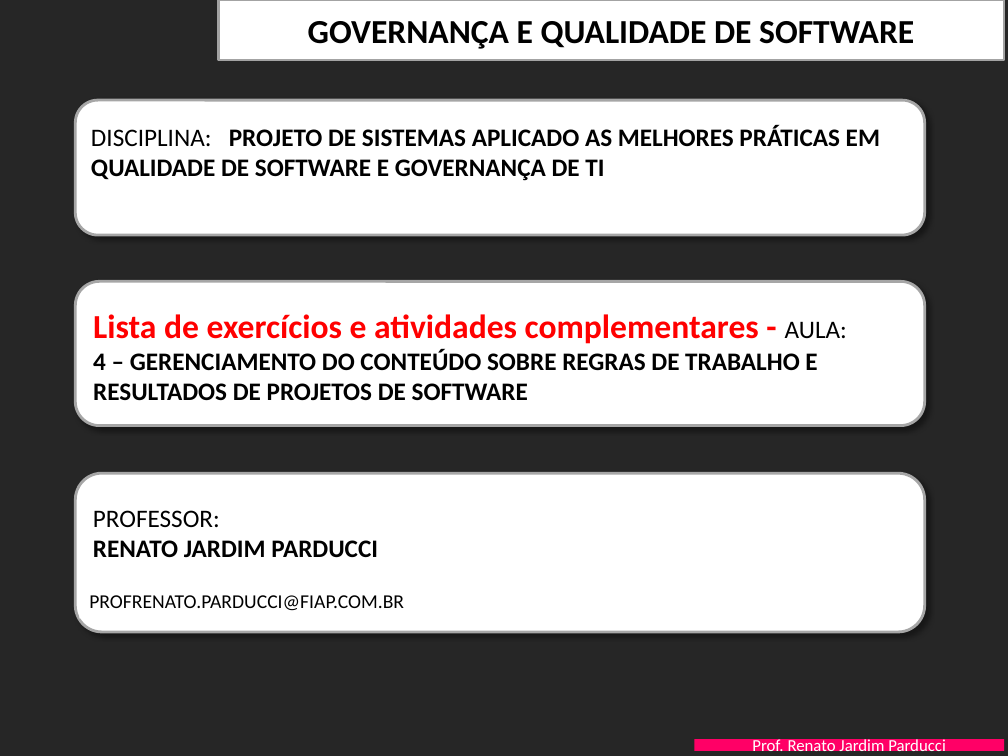
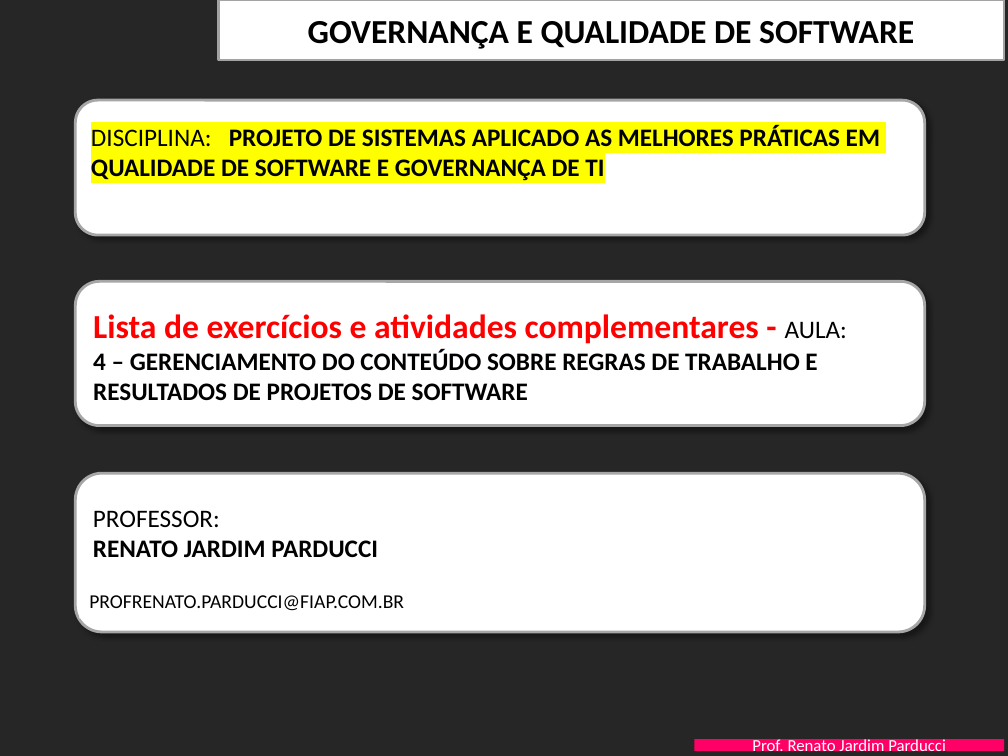
Before and after one commit to Lin-The-Gamer/3SIA-ExemploGIT-2024, a slide deck: slide 1 of PastaDocsKickoff/FIAP-QualidProjSW-Aula-4-AdministracaoConteudo- EXERCICIOS.pptx. Drawn at 1008x756 pixels with LibreOffice and Linux fonts; fonts in the diff are those of the drawing; background and template pictures are left out. Boxes give left, top, right and bottom in pixels: in the first picture for what was removed or moved away, otherwise in the second. Text is boxed around its words. In the diff, an @@ line names an element or a change of style, - is before the commit and + after.

Commit message:
Alteração cor de fundo do título do Pitch
Alteração cor de fundo do título do Pitch, com a cor amarela

```diff
--- a/PastaDocsKickoff/FIAP-QualidProjSW-Aula-4-AdministracaoConteudo- EXERCICIOS.pptx
+++ b/PastaDocsKickoff/FIAP-QualidProjSW-Aula-4-AdministracaoConteudo- EXERCICIOS.pptx
@@ text "DISCIPLINA: PROJETO DE SISTEMAS APLICADO ..." at [91, 125, 880, 181]: highlight none to #FFFF00 @@
```
